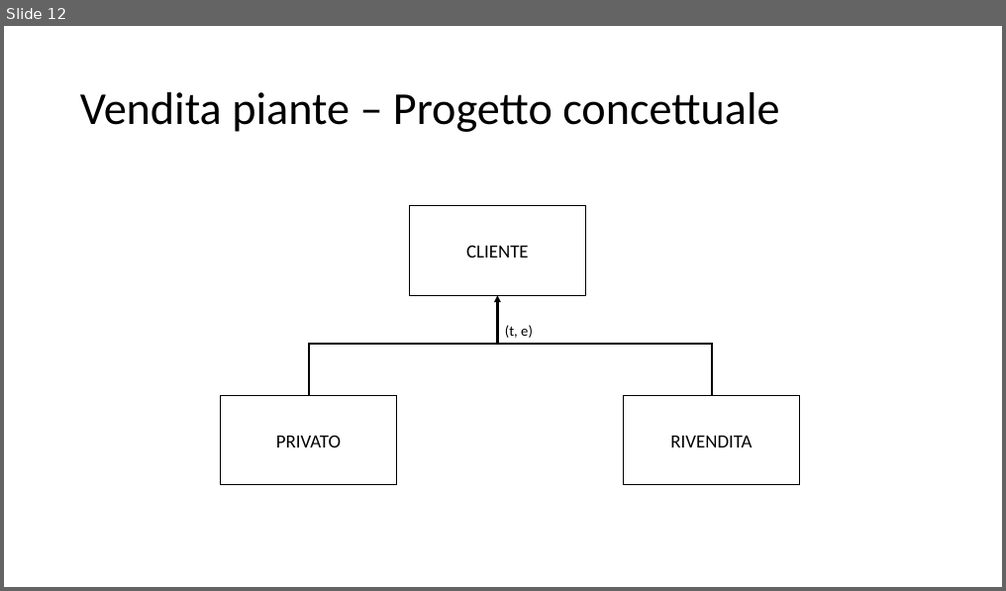
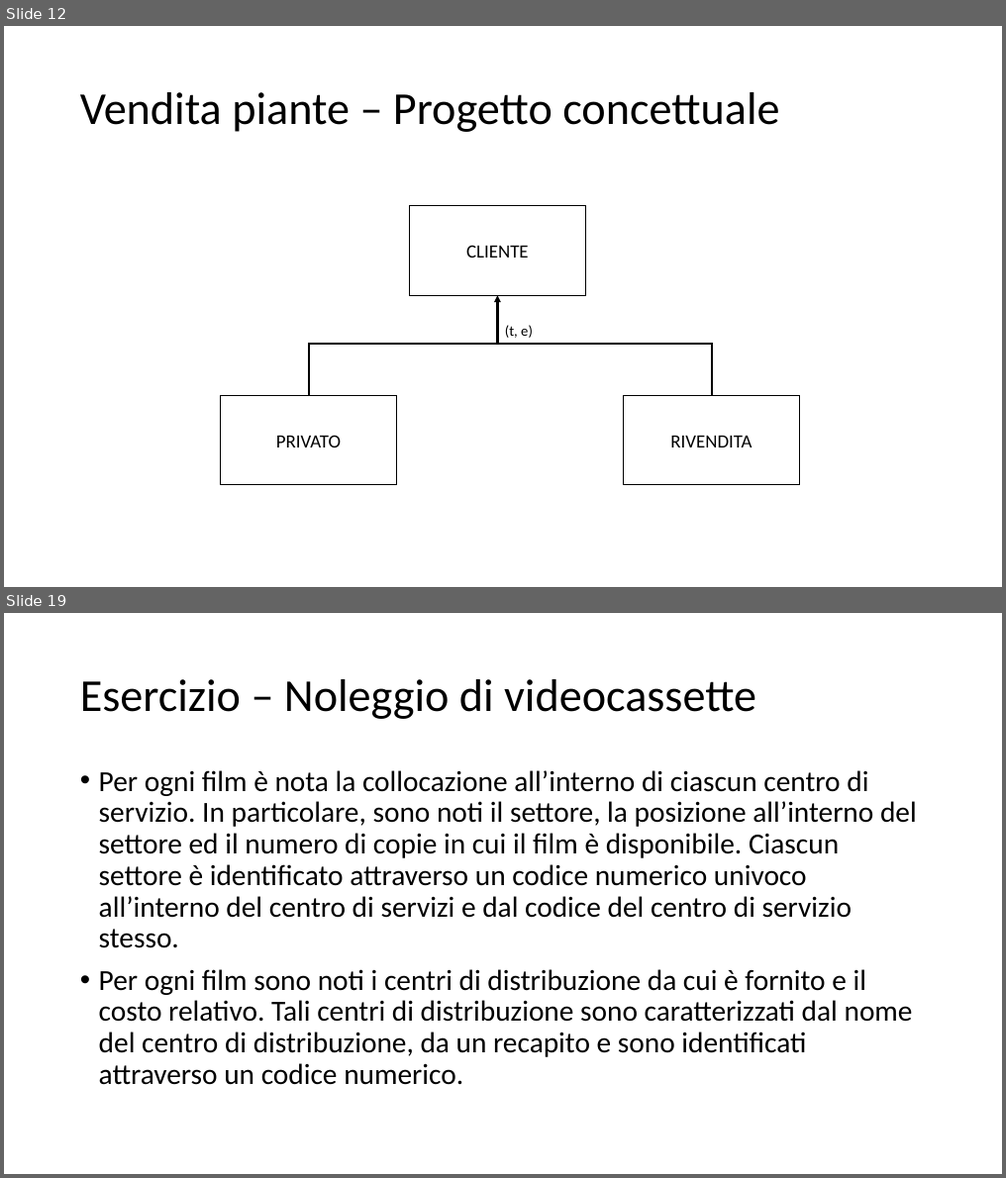
Before and after one commit to davidemaggiulli/agritech_repo3, a slide deck: DBMS – Esercizi.pptx. Shown one above the other, each under a label of ours: slide 12 before the commit, slides 12 and 19 after it; the slides between them are not shown. The pictures are 1006x591 and 1006x1178 pixels, drawn with LibreOffice and Linux fonts; fonts in the diff are those of the drawing. Boxes give left, top, right and bottom in pixels: in the first picture for what was removed or moved away, otherwise in the second. Text is boxed around its words. In the diff, an @@ line names an element or a change of style, - is before the commit and + after.

```diff
--- a/DBMS – Esercizi.pptx
+++ b/DBMS – Esercizi.pptx
@@ slide 19 added at (4,613,1002,1174), background #FFFFFF @@
@@ title added at (80,679,756,719), 44 pt, text #000000 @@
+Esercizio – Noleggio di videocassette
@@ text added at (99,770,917,1085), 28 pt, text #000000 @@
+• Per ogni film è nota la collocazione all’interno di ciascun centro di servizio. In particolare, sono noti il settore, la posizione all’interno del settore ed il numero di copie in cui il film è disponibile. Ciascun settore è identificato attraverso un codice numerico univoco all’interno del centro di servizi e dal codice del centro di servizio stesso.
+• Per ogni film sono noti i centri di distribuzione da cui è fornito e il costo relativo. Tali centri di distribuzione sono caratterizzati dal nome del centro di distribuzione, da un recapito e sono identificati attraverso un codice numerico.
```
Also in this commit, not shown: 2 slides changed, 4 other slides added, 1 other file.
